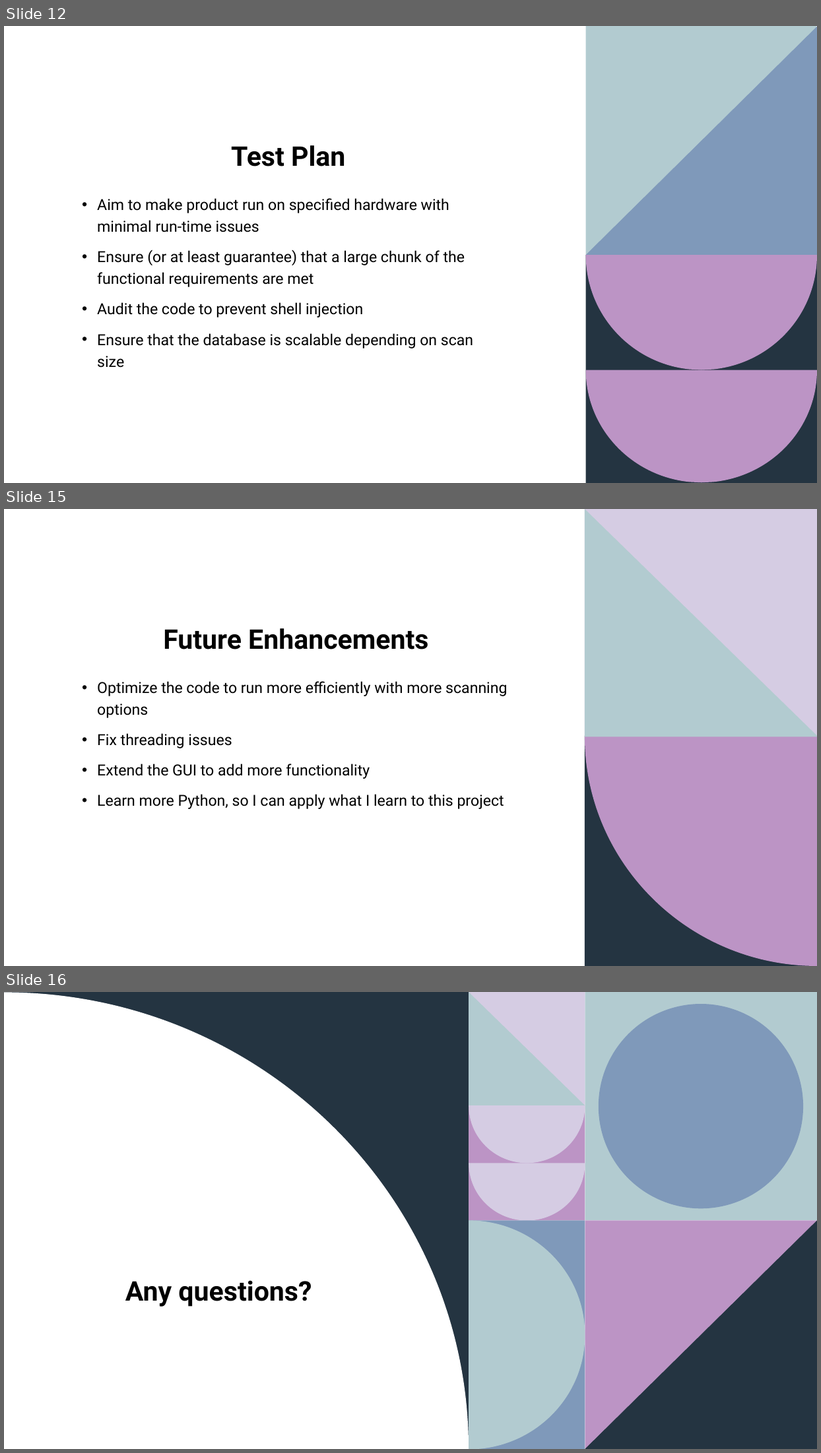
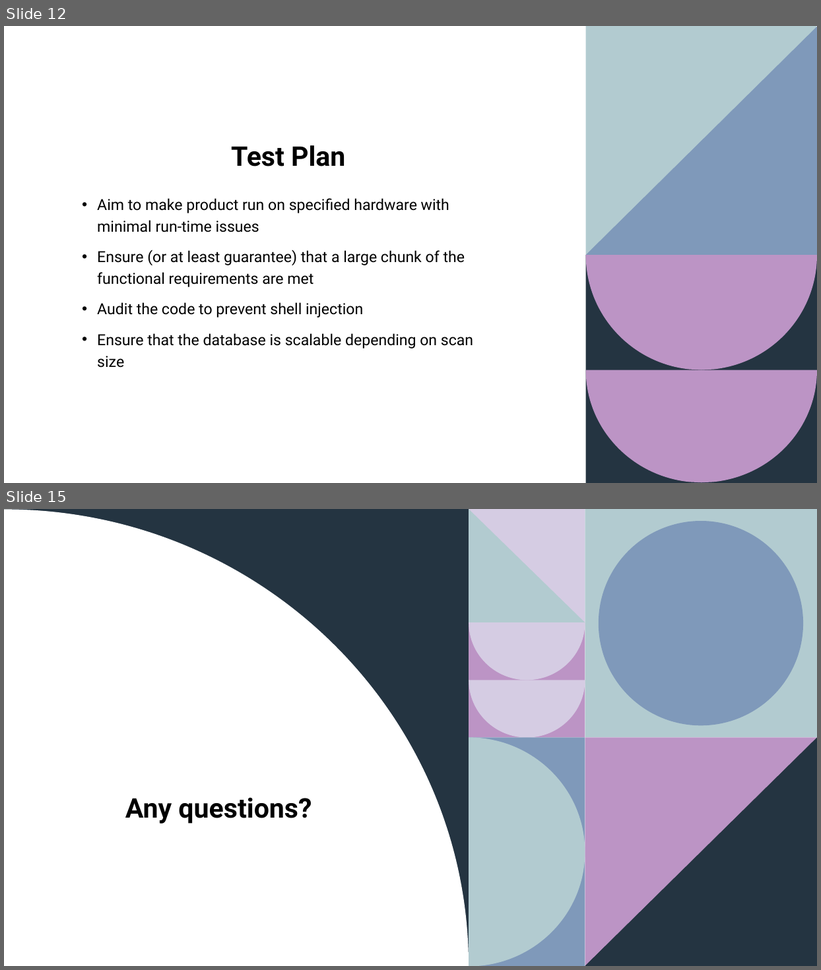
Before and after one commit to HMAckerman/GUImap, a slide deck: docs/GUIMAP.pptx. Shown one above the other, each under a label of ours: slides 12, 15 and 16 before the commit, slides 12 and 15 after it; the slides between them are not shown. The pictures are 821x1453 and 821x970 pixels, drawn with LibreOffice and Linux fonts; fonts in the diff are those of the drawing. Boxes give left, top, right and bottom in pixels: in the first picture for what was removed or moved away, otherwise in the second. Text is boxed around its words. In the diff, an @@ line names an element or a change of style, - is before the commit and + after.

```diff
--- a/docs/GUIMAP.pptx
+++ b/docs/GUIMAP.pptx
@@ slide 15 removed at [4,509,817,966], background #FFFFFF; not listed: 1 template element that a slide beside it also shows @@
@@ rectangle removed at [4,509,817,966] @@
@@ rectangle removed at [585,509,817,737] @@
@@ freeform shape removed at [585,509,817,737] @@
@@ title removed at [163,628,428,650] @@
-Future Enhancements
@@ text removed at [97,681,507,809] @@
-• Optimize the code to run more efficiently with more scanning options
-• Fix threading issues
-• Extend the GUI to add more functionality
-• Learn more Python, so I can apply what I learn to this project
@@ rectangle removed at [585,736,817,966] @@
@@ freeform shape removed at [585,737,817,966] @@
@@ what was slide 16 is now slide 15 @@
```
Also in this commit, not shown: 5 slides changed.
